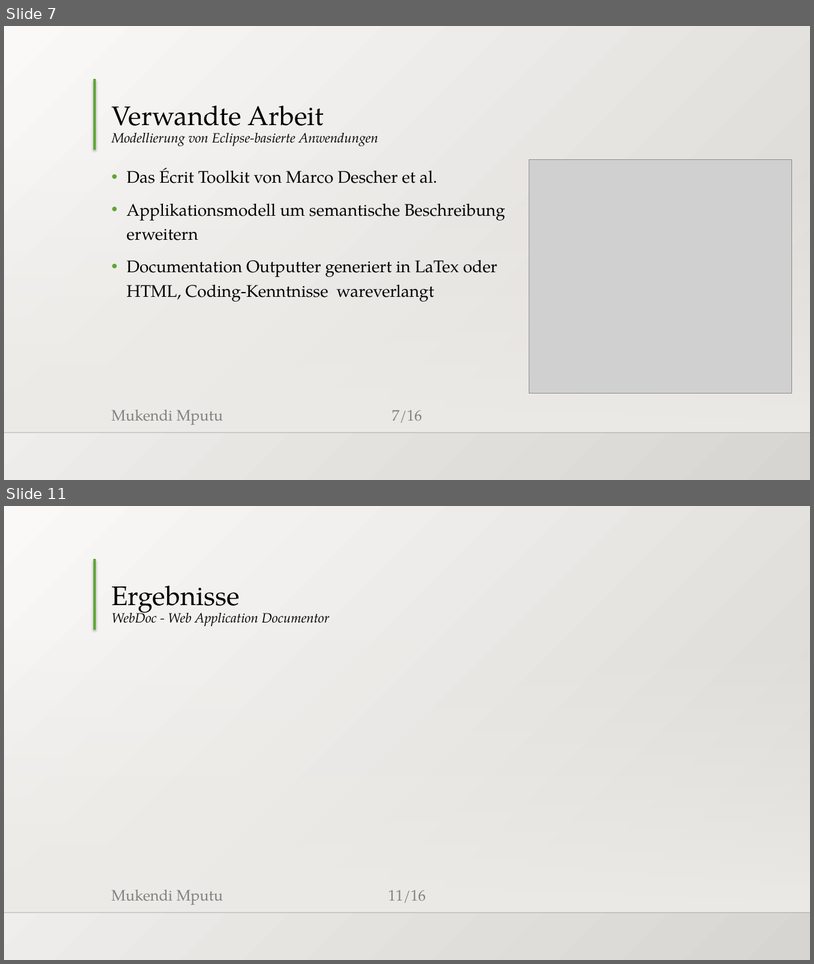
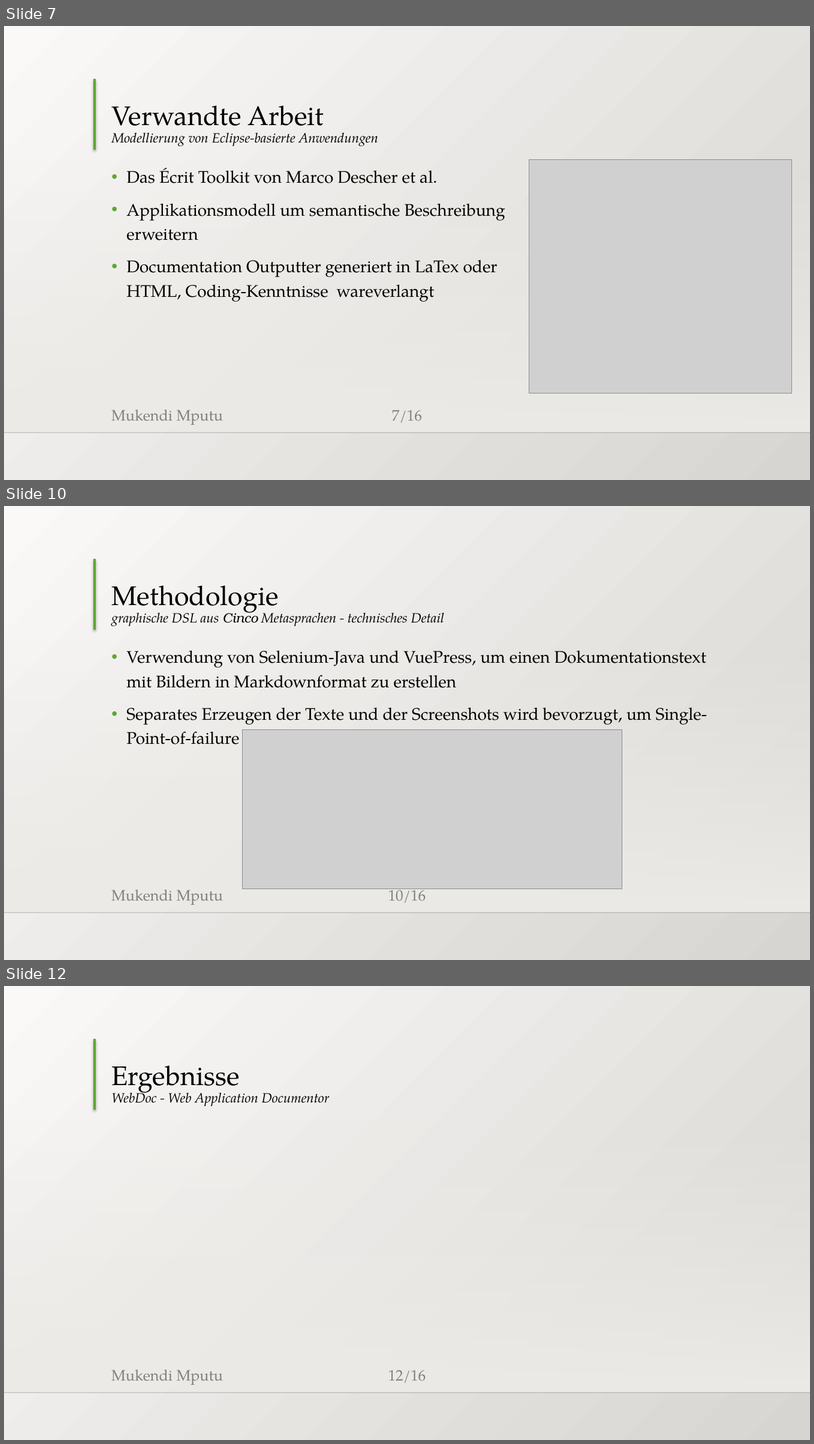
Before and after one commit to MukendiMputu/BachelorThesis, a slide deck: Abschlussvortrag.pptx. Shown one above the other, each under a label of ours: slides 7 and 11 before the commit, slides 7, 10 and 12 after it; the slides between them are not shown. The pictures are 814x964 and 814x1444 pixels, drawn with LibreOffice and Linux fonts; fonts in the diff are those of the drawing; grey boxes stand for pictures; background and template pictures are left out. Boxes give left, top, right and bottom in pixels: in the first picture for what was removed or moved away, otherwise in the second. Text is boxed around its words. In the diff, an @@ line names an element or a change of style, - is before the commit and + after.

Commit message:
adds images and updates presentation

```diff
--- a/Abschlussvortrag.pptx
+++ b/Abschlussvortrag.pptx
@@ slide 10 added at <box>4,506,810,960</box>, background gradient #FAFAF9 to #D7D5D2; not listed: 5 template elements that a slide beside it also shows @@
@@ title added at <box>111,585,445,626</box>, 16 pt, text #000000, italic @@
+Methodologie
+graphische DSL aus Cinco Metasprachen - technisches Detail
@@ text added at <box>126,650,708,744</box>, 20 pt, text #000000 @@
+• Verwendung von Selenium-Java und VuePress, um einen Dokumentationstext mit Bildern in Markdownformat zu erstellen
+• Separates Erzeugen der Texte und der Screenshots wird bevorzugt, um Single-Point-of-failure zu vermeiden
@@ picture added at <box>242,730,622,889</box> @@
@@ what was slide 11 is now slide 12 @@
@@ page number at <box>389,1369,426,1383</box>: text changed @@
-11/16
+12/16
```
Also in this commit, not shown: 3 slides changed, 7 other files.
